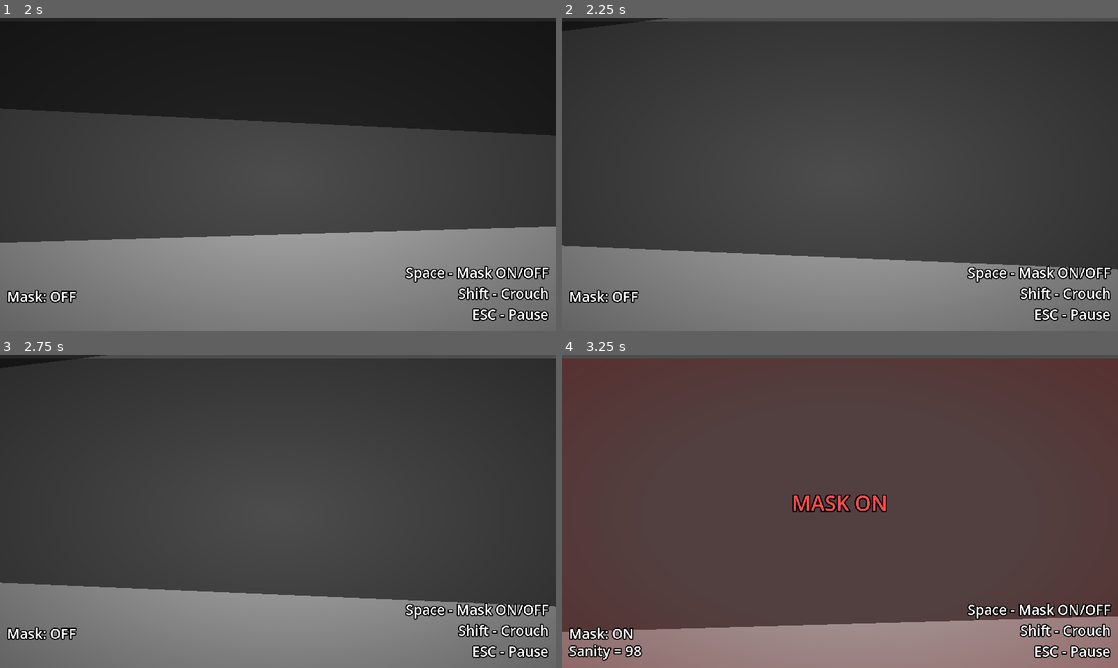
Above: before the commit, frames 1-4 (two rows, left to right).
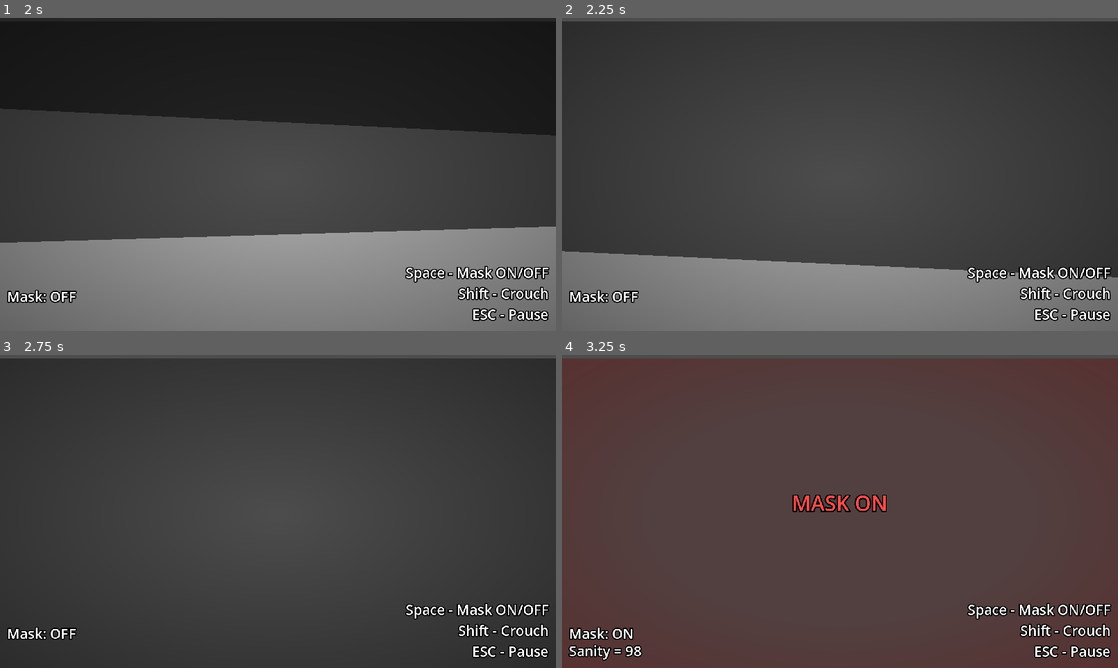
Above: after the commit, the same moments.

Repository: SimoneMicillo/mask-jam-red-devs
Game: Godot game, scene res://UI/MainMenu/main_menu.tscn
Two runs of this game, one before a commit and one after it. Both use one fixed random seed, a clock stepped at 60 frames per second and the inputs below. The engine's default icon, where the game draws it, is replaced by a stand-in: a white triangle on a blue panel in a dark square.
Inputs (mouse positions are in pixels of both pictures, inside the frame that each line leads up to):
- Up to frame 1 (2 s): click "▶ PLAY" at 0.5 s; move the mouse to (305, 174) at 1.27 s; hold Up (ui_up) from 1.28 s (still down); tap Shift (crouch) at 1.35 s
- Up to frame 2 (2.25 s): keep holding Up (ui_up); move the mouse to (812, 174) at 2.02 s; tap Shift (crouch) at 2.1 s
- Up to frame 3 (2.75 s): keep holding Up (ui_up)
- Up to frame 4 (3.25 s): keep holding Up (ui_up); tap Enter at 2.75 s; move the mouse to (851, 505) at 2.77 s; tap Space (toggle_mask) at 2.85 s; tap Shift (crouch) at 3.05 s

Frame 1 is identical in both runs. In frame 2, 2.0% of the frame differs, in the area x 0-100%, y 0-83%; in frame 3, 22%, in the area x 0-100%, y 0-100%; in frame 4, 13%.

Commit message:
Crouch fixed

Diff:
--- a/Player/player.gd
+++ b/Player/player.gd
@@ -9,11 +9,9 @@
 @onready var camera_component: Node = $CameraComponent
 @onready var collision: CollisionShape3D = $CollisionShape3D
 
-
 func _ready() -> void:
 	# Connect to global GameManager for game over
 	GameManager.game_over.connect(_on_game_over)
-
 
 func _physics_process(delta: float) -> void:
 	if isDead:
@@ -35,6 +33,34 @@
 
 	move_and_slide()
 
+# Function used only for debug purpose
+func get_crouch_height() -> float:
+	var shape := collision.shape
+	if shape is CapsuleShape3D:
+		print(shape.height + shape.radius * 2.0)
+		return shape.height + shape.radius * 2.0
+
+	return 0.0
+
+@onready var standing_shape: Shape3D = preload("res://Assets/collisions/standingShape.tres")
+@onready var crouch_shape: Shape3D = preload("res://Assets/collisions/crouchShape.tres")
+
+@onready var crouch_height: float = crouch_shape.height + crouch_shape.radius * 2.0
+@onready var standing_height: float = standing_shape.height + standing_shape.radius * 2.0
+@onready var stand_up_offset: float = standing_height - crouch_height
+
+func can_stand_up() -> bool:
+	var space := get_world_3d().direct_space_state
+
+	var params := PhysicsShapeQueryParameters3D.new()
+	params.shape = standing_shape
+	params.transform = global_transform.translated(Vector3.UP * stand_up_offset)
+	params.exclude = [self]
+
+	params.collision_mask = collision.get_parent().collision_mask
+
+	var result := space.intersect_shape(params, 1)
+	return result.is_empty()
 
 func _input(_event: InputEvent) -> void:
 	if isDead:
@@ -47,22 +73,35 @@
 	# Crouch toggle
 	if Input.is_action_just_pressed("crouch"):
 		if isCrouched:
-			get_tree().create_tween().tween_property(camera_3d, "position:y", camera_component.standing_y_pos, 0.1)
+			if not can_stand_up():
+				return
+
+			get_tree().create_tween().tween_property(
+				camera_3d,
+				"position:y",
+				camera_component.standing_y_pos,
+				0.1
+			)
+
+			collision.shape = standing_shape
+			collision.position = Vector3.ZERO
 			isCrouched = false
-			collision.shape = preload("res://Assets/collisions/standingShape.tres")
-			collision.shape.height = 2.0
-			collision.position = Vector3.ZERO
+
 		else:
-			get_tree().create_tween().tween_property(camera_3d, "position:y", camera_component.crouch_y_pos, 0.1)
-			collision.shape = preload("res://Assets/collisions/crouchShape.tres")
+			get_tree().create_tween().tween_property(
+				camera_3d,
+				"position:y",
+				camera_component.crouch_y_pos,
+				0.1
+			)
+
+			collision.shape = crouch_shape
 			collision.position = Vector3(0, -0.45, 0)
 			isCrouched = true
-
 
 func _on_game_over() -> void:
 	isDead = true
 	dead.emit()
 
-
 # Legacy signal for backwards compatibility with UI
 signal dead
